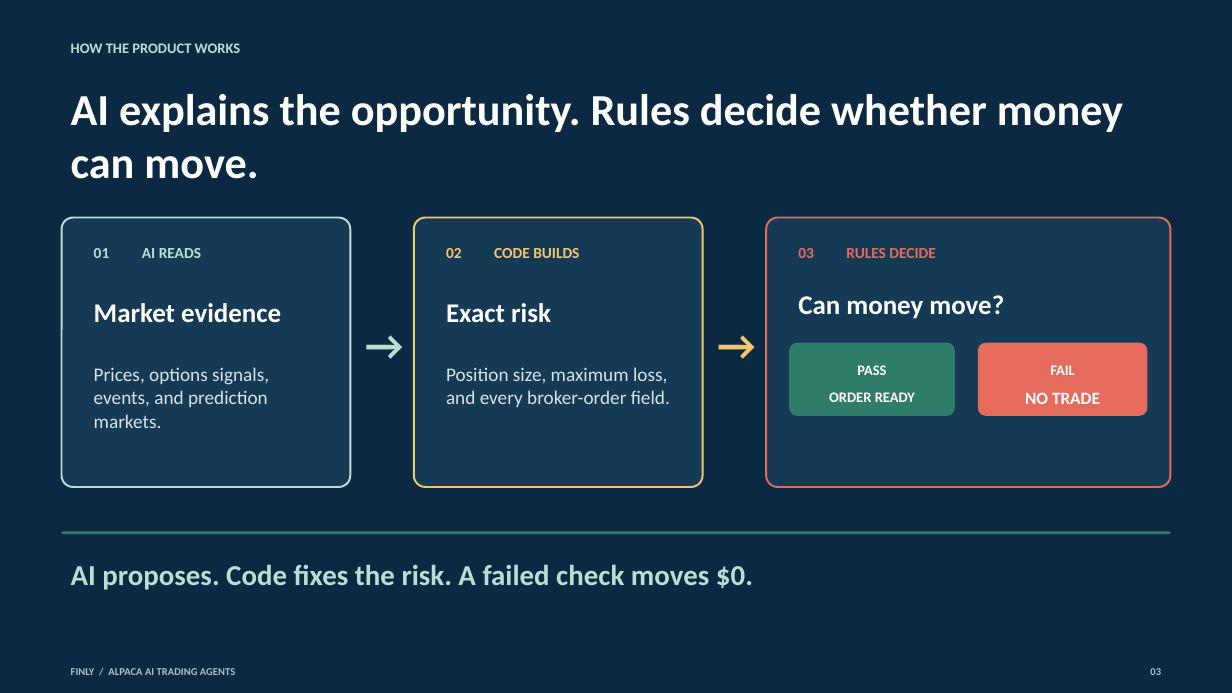
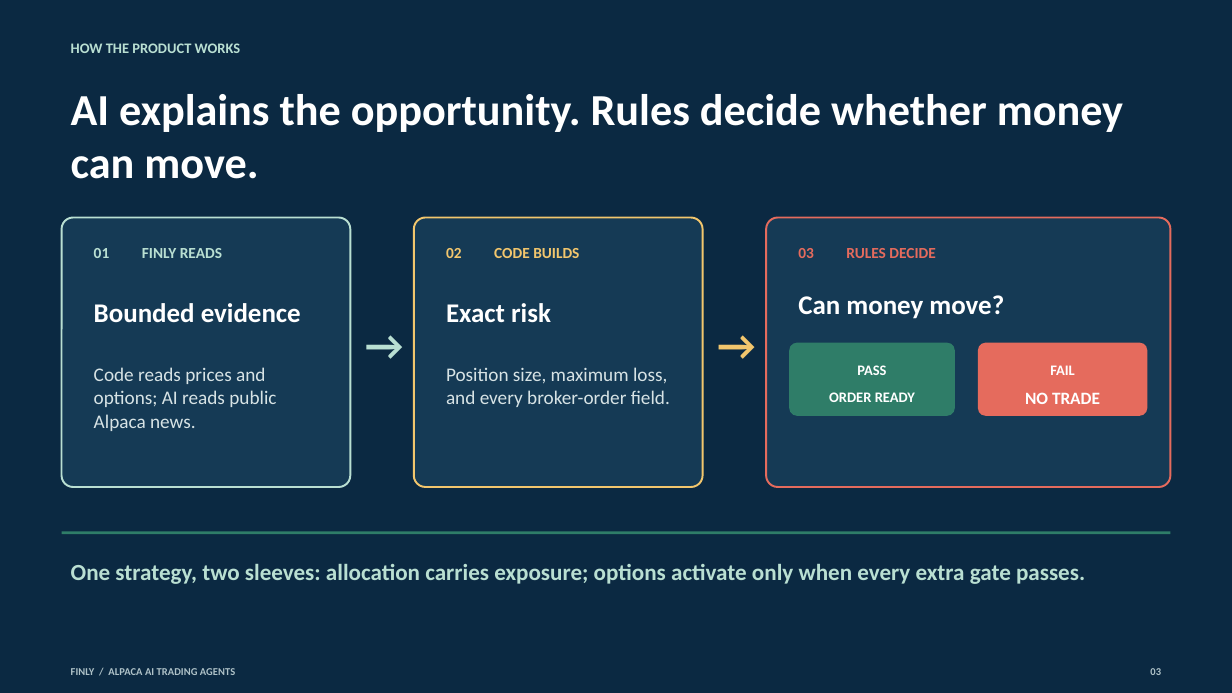
Before and after one commit to owlsowo/finly-bot, a slide deck: slide 3 of public/judge/Finly_Consulting_Deck.pptx. Drawn at 1232x693 pixels with LibreOffice and Linux fonts; fonts in the diff are those of the drawing. Boxes give left, top, right and bottom in pixels: in the first picture for what was removed or moved away, otherwise in the second. Text is boxed around its words. In the diff, an @@ line names an element or a change of style, - is before the commit and + after.

Commit message:
Finalize judge-ready Finly submission

```diff
--- a/public/judge/Finly_Consulting_Deck.pptx
+++ b/public/judge/Finly_Consulting_Deck.pptx
@@ text at (142, 248, 222, 258): text changed @@
-AI READS
+FINLY READS
@@ text at (94, 303, 301, 323): text changed @@
-Market evidence
+Bounded evidence
@@ text at (94, 367, 276, 431): text changed @@
-Prices, options signals, events, and prediction markets.
+Code reads prices and options; AI reads public Alpaca news.
@@ text at (71, 564, 1085, 584): text changed; size 22.5 to 18 pt @@
-AI proposes. Code fixes the risk. A failed check moves $0.
+One strategy, two sleeves: allocation carries exposure; options activate only when every extra gate passes.
```
Also in this commit, not shown: 6 other slides changed, 38 other files.
